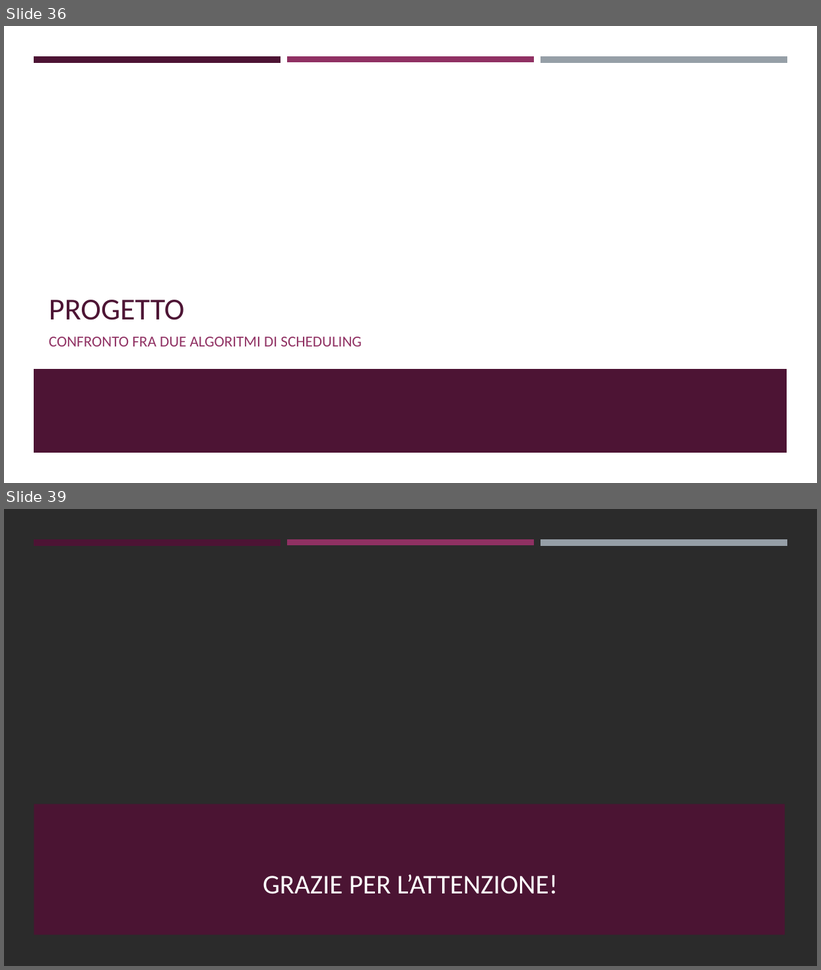
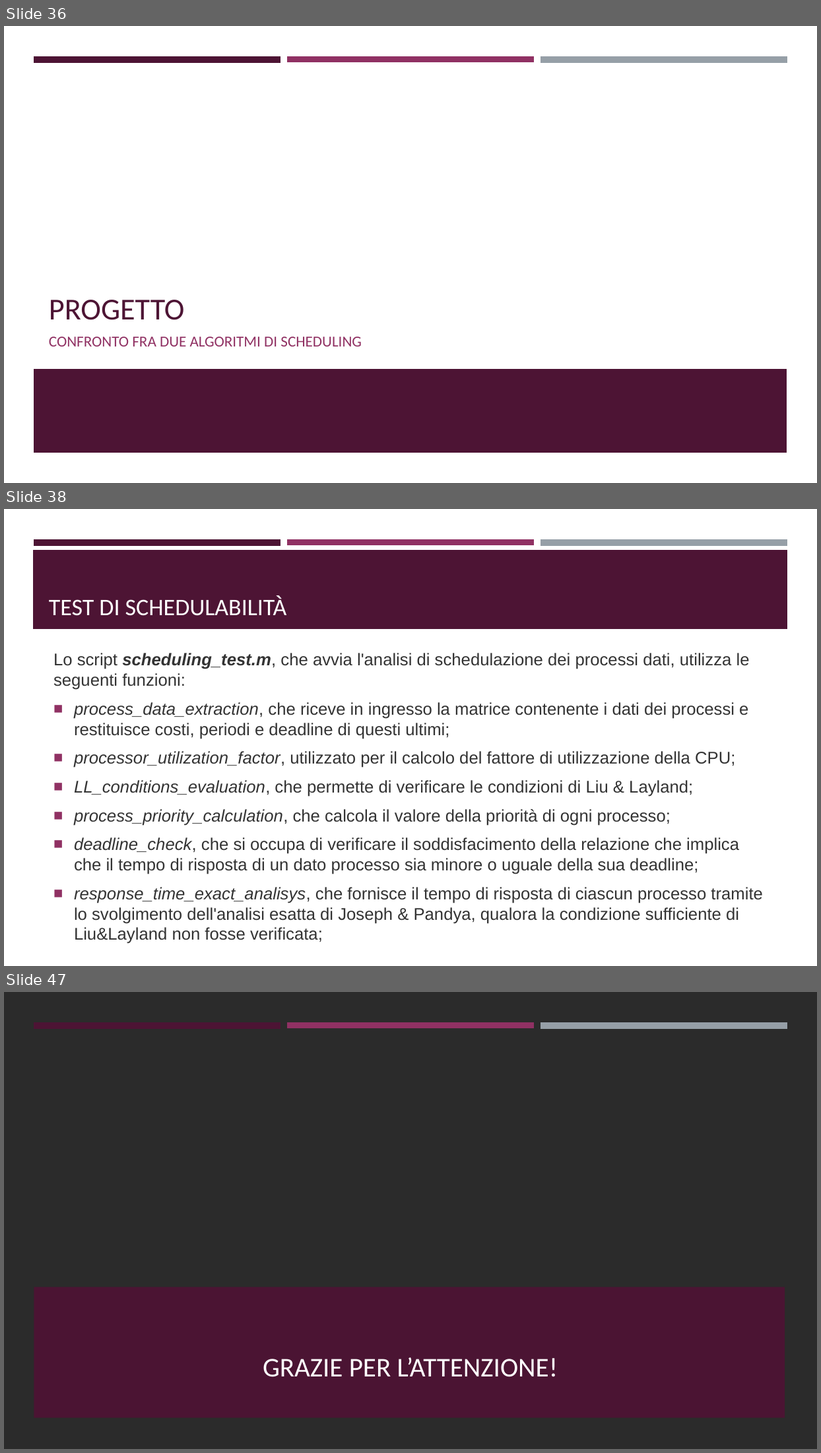
Before and after one commit to ivochan/SchedulingExercise, a slide deck: Algoritmi di scheduling real-time.odp. Shown one above the other, each under a label of ours: slides 36 and 39 before the commit, slides 36, 38 and 47 after it; the slides between them are not shown. The pictures are 821x970 and 821x1453 pixels, drawn with LibreOffice and Linux fonts; fonts in the diff are those of the drawing; background and template pictures are left out; a plain dark background stands for a picture behind light text. Boxes give left, top, right and bottom in pixels: in the first picture for what was removed or moved away, otherwise in the second. Text is boxed around its words. In the diff, an @@ line names an element or a change of style, - is before the commit and + after.

Commit message:
revisione dello script per il calcolo di U e modifiche a readme e presentazione

```diff
--- a/Algoritmi di scheduling real-time.odp
+++ b/Algoritmi di scheduling real-time.odp
@@ slide 38 added at [4,509,817,966], background #FFFFFF; not listed: 3 template elements that a slide beside it also shows @@
@@ freeform shape added at [33,550,788,629], fill #4D1434 @@
@@ title added at [49,595,287,616], 28 pt, text #FFFFFF @@
+TEST DI SCHEDULABILITÀ
@@ text added at [54,653,762,944], 20 pt, text #333333 @@
+Lo script scheduling_test.m, che avvia l'analisi di schedulazione dei processi dati, utilizza le seguenti funzioni:
+■ process_data_extraction, che riceve in ingresso la matrice contenente i dati dei processi e restituisce costi, periodi e deadline di questi ultimi;
+■ processor_utilization_factor, utilizzato per il calcolo del fattore di utilizzazione della CPU;
+■ LL_conditions_evaluation, che permette di verificare le condizioni di Liu & Layland;
+■ process_priority_calculation, che calcola il valore della priorità di ogni processo;
+■ deadline_check, che si occupa di verificare il soddisfacimento della relazione che implica che il tempo di risposta di un dato processo sia minore o uguale della sua deadline;
+■ response_time_exact_analisys, che fornisce il tempo di risposta di ciascun processo tramite lo svolgimento dell'analisi esatta di Joseph & Pandya, qualora la condizione sufficiente di Liu&Layland non fosse verificata;
@@ what was slide 39 is now slide 47 @@
```
Also in this commit, not shown: 9 other slides added, 2 slides removed, 5 other files.
